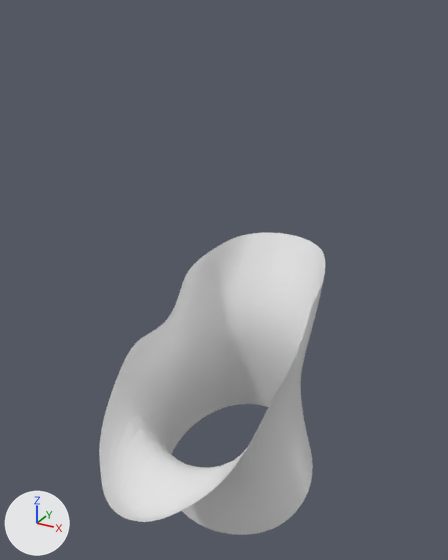
The Blender file Modelo cabeza-CRANEO.blend as it was, and as the next commit left it.
Both versions are drawn from a 50 mm lens placed at (1.63, -2.97, 3.99), pointed at (-0.02, 0.02, 2.5). The lights are fixed; the arrows at lower left show +X, +Y and +Z.

In view in the first picture: 'Cabeza'.
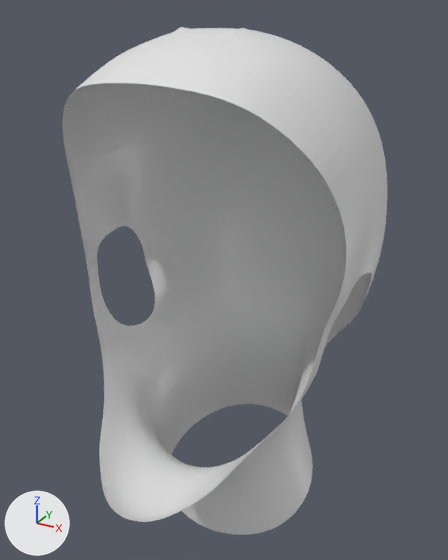
What differs and where, as boxes (x1, y1, x2, y2) in the pictures (448 x 560 px; the box of a moved part takes in the faces that stretch with it):
'Cabeza', reshaped (44% wider, 68% taller): before (99, 233, 325, 535); after (62, 27, 387, 535)
part 1 of me_cube, built on: before (108, 233, 325, 473); after (62, 27, 387, 473)
part 2 of me_cube, moved or reshaped: before (99, 404, 242, 521); after (99, 403, 249, 521)

The change, as a diff of the scene's bpy script:
```diff
--- a/Modelo cabeza-CRANEO.blend.py
+++ b/Modelo cabeza-CRANEO.blend.py
@@ me_cube @@
 # used by ob_cabeza; location = (0.0, 0.0, 0.0)
 # verts and faces of me_cube; kept vertices keep their numbers, new ones are numbered from 68
 # before: 40 (0.34, -0.69, 1.61), 42 (0.23, -0.83, 1.56)
-me_cube.from_pydata(...)  # 68 vertices, 49 faces; spans x 0.0..0.55, y -1.09..0.95, z 0.79..2.5
+me_cube.from_pydata(...)  # 128 vertices, 100 faces, 1 loose edge; spans x 0.0..0.85, y -1.09..1.03, z 0.79..3.92
+# me_cube part 1
+# 2 faces are deleted
+# 3 vertices in x 0.22..0.41, y 0.41..0.65, z 2.03..2.09 move by (0.01, 0.0, 0.0)
+# 3 vertices in x 0.22..0.46, y 0.02..0.89, z 2.07..2.5 move by (0.1, 0.0, 0.0)
+# 3 vertices in x 0.46..0.5, y -0.38..0.19, z 2.04..2.2 move by (0.17, 0.0, 0.0)
+# 13 vertices move from x 0.11..0.46, y -0.29..0.93, z 1.81..2.5 to x 0.0..0.76, y -0.29..1.03, z 1.81..2.8
+# 60 vertices are added at x 0.0..0.85, y -0.77..1.0, z 2.34..3.92
+# 1 loose edge is added
+# 53 new faces join them
+# me_cube part 2
+verts[40] = (0.28, -0.69, 1.61)  # moved
+verts[42] = (0.22, -0.83, 1.56)  # moved
 me_cube.materials.append(mat_material)
```
